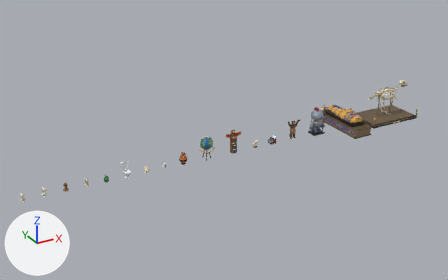
One commit to the Blender file art/coleccion.blend: the scene before it, then after it.
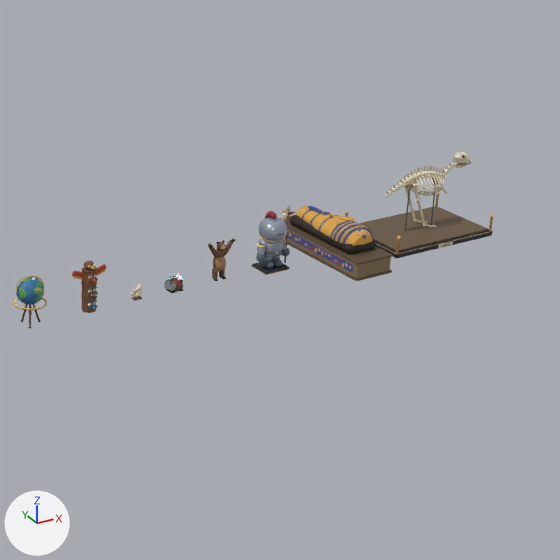
Each version appears first whole from a 50 mm lens placed at (-3.19, -21.76, 11.57), pointed at (8.95, 0.31, 0.53), and next in a close-up on the part from 43% to 100% of the width and 4% to 95% of the height. Arrows for +X, +Y and +Z are at lower left; the lights stay in place. The older version's two pictures come first.

Objects in the first close-up: 'arm_r', 'dinosaurio', 'globo', 'helm', 'lance', 'leg_l', 'leg_r', 'oso', 'sarcofago', 'stand', 'torso', 'totem' and 3 more.
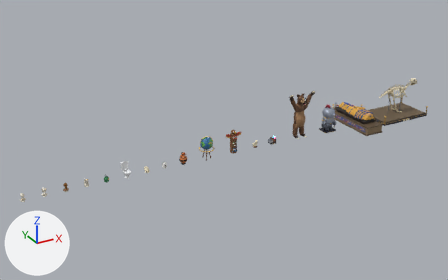
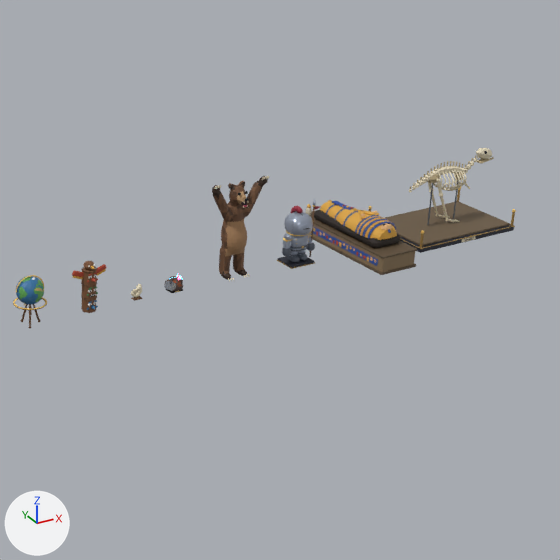
Scene script edits in JSON lines:
```json
{"block": "me_oso", "where": "# used by ob_oso; location = (12.42, 0.0, 0.0)"}
{"op": "remove", "block": "me_oso", "code": "me_oso.from_pydata(...)  # 1302 vertices, 1580 faces; spans x -0.342..0.342, y -0.202..0.125, z 0.013..0.929"}
{"op": "add", "block": "me_oso", "code": "me_oso.from_pydata(...)  # 1302 vertices, 1580 faces; spans x -0.685..0.685, y -0.404..0.251, z 0.03..2.229"}
{"block": "me_oso", "change": "me_oso part 1: the whole mesh is scaled about the mesh origin by (2, 2, 2.4)"}
{"op": "set", "path": "ob_oso.location", "old": "(12.42, 0.0, 0.0)", "new": "(12.76, 0.0, 0.0)"}
{"op": "set", "path": "ob_torso.location", "old": "(13.78, 0.0, 0.0)", "new": "(14.46, 0.0, 0.0)"}
{"op": "set", "path": "ob_stand.location", "old": "(13.78, 0.0, 0.0)", "new": "(14.46, 0.0, 0.0)"}
{"op": "set", "path": "ob_leg_r.location", "old": "(13.78, 0.0, 0.0)", "new": "(14.46, 0.0, 0.0)"}
{"op": "set", "path": "ob_leg_l.location", "old": "(13.78, 0.0, 0.0)", "new": "(14.46, 0.0, 0.0)"}
{"op": "set", "path": "ob_lance.location", "old": "(13.78, 0.0, 0.0)", "new": "(14.46, 0.0, 0.0)"}
{"op": "set", "path": "ob_helm.location", "old": "(13.78, 0.0, 0.0)", "new": "(14.46, 0.0, 0.0)"}
{"op": "set", "path": "ob_arm_r.location", "old": "(13.78, 0.0, 0.0)", "new": "(14.46, 0.0, 0.0)"}
{"op": "set", "path": "ob_sarcofago.location", "old": "(15.41, 0.0, 0.53)", "new": "(16.09, 0.0, 0.53)"}
{"op": "set", "path": "ob_dinosaurio.location", "old": "(17.93, 0.0, 0.06)", "new": "(18.62, 0.0, 0.06)"}
```

Boxes (x1, y1, x2, y2) around the edits, measured in the close-ups (560 x 560 px):
```json
{"object": "dinosaurio", "change": "moved", "before": [345, 152, 494, 259], "after": [368, 148, 516, 253]}
{"object": "sarcofago", "change": "moved", "before": [280, 205, 393, 281], "after": [305, 200, 417, 275]}
{"object": "oso", "change": "moved, rescaled", "before": [208, 238, 236, 282], "after": [212, 176, 269, 282], "on screen": "100% wider, 138% taller"}
{"object": "helm", "change": "moved", "before": [259, 211, 287, 242], "after": [284, 206, 313, 236]}
{"object": "torso", "change": "moved", "before": [264, 240, 284, 257], "after": [290, 235, 309, 252]}
{"object": "stand", "change": "moved", "before": [251, 262, 290, 275], "after": [277, 256, 315, 269]}
{"object": "arm_r", "change": "moved", "before": [256, 239, 268, 262], "after": [282, 233, 294, 256]}
{"object": "leg_r", "change": "moved", "before": [262, 257, 274, 268], "after": [288, 251, 300, 262]}
{"object": "lance", "change": "moved", "before": [284, 205, 296, 263], "after": [309, 199, 320, 257]}
{"object": "leg_l", "change": "moved", "before": [272, 256, 282, 266], "after": [297, 250, 307, 260]}
```
